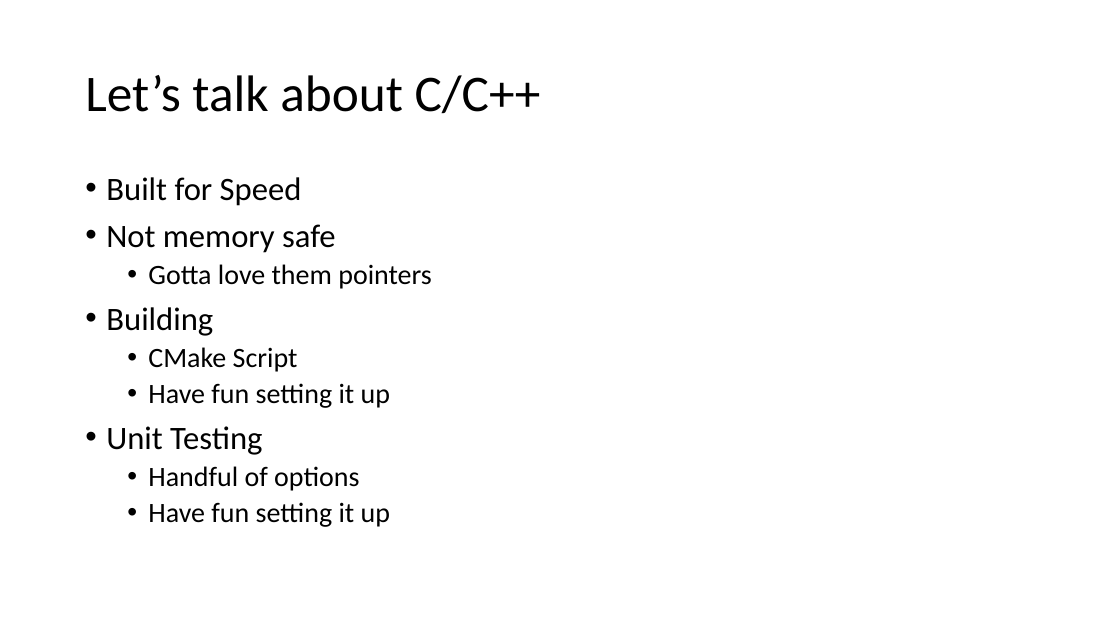
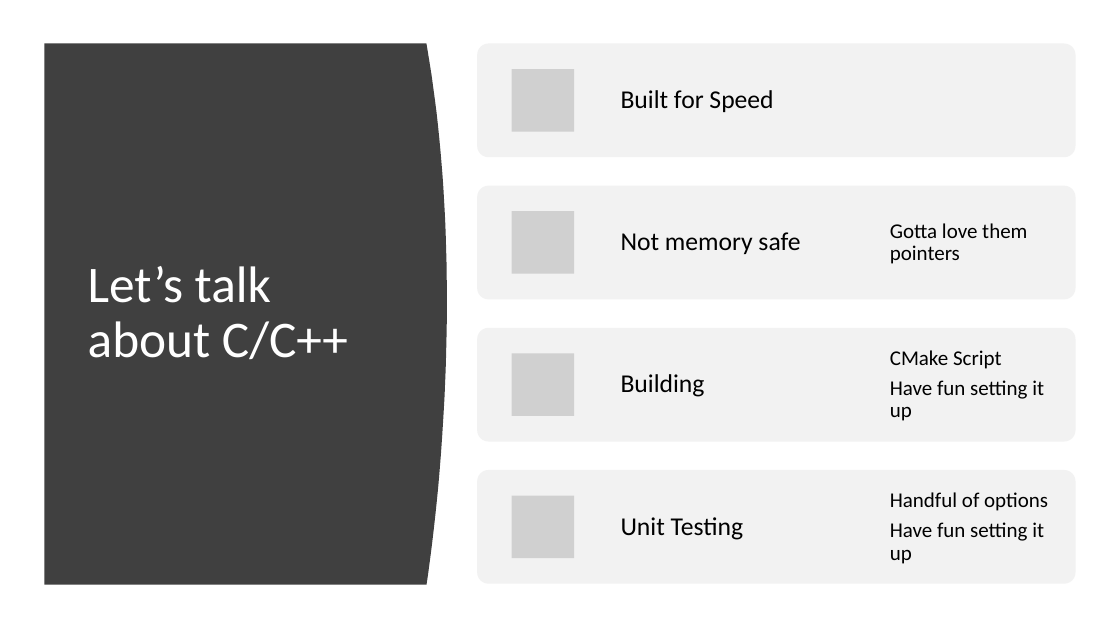
Before and after one commit to ProgrammerAL/Presentations-2019, a slide deck: slide 5 of 09-04 - Making the Case for Rust/Making the Case for Rust.pptx. Drawn at 1120x630 pixels with LibreOffice and Linux fonts; fonts in the diff are those of the drawing; grey boxes stand for pictures. Boxes give left, top, right and bottom in pixels: in the first picture for what was removed or moved away, otherwise in the second. Text is boxed around its words. In the diff, an @@ line names an element or a change of style, - is before the commit and + after.

```diff
--- a/09-04 - Making the Case for Rust/Making the Case for Rust.pptx
+++ b/09-04 - Making the Case for Rust/Making the Case for Rust.pptx
@@ freeform shape added at [45,44,447,585], fill #404040 @@
@@ title "Let’s talk about C/C++": place and size @@
-title "Let’s talk about C/C++" at [85,75,541,114]
+title "Let’s talk about C/C++" at [88,266,348,359]
@@ title "Let’s talk about C/C++" at [88,266,348,359]: text colour #000000 to #FFFFFF @@
@@ text removed at [106,177,432,527] @@
-• Built for Speed
-• Not memory safe
-  • Gotta love them pointers
-• Building
-  • CMake Script
-  • Have fun setting it up
-• Unit Testing
-  • Handful of options
-  • Have fun setting it up
@@ group added at [477,44,1075,583]: 7 texts, 4 rounded rectangles, 4 pictures @@
+Built for Speed
+Not memory safe
+Gotta love them pointers
+Building
+CMake Script
+Have fun setting it up
+Unit Testing
+Handful of options
+Have fun setting it up
```
Also in this commit, not shown: 17 other slides changed, 1 other file.
